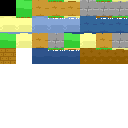
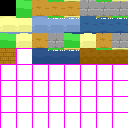
Layered file, before and after one edit (128 x 128). Changes by layer:
painted on "Tiles (v2)" over [17, 1, 128, 50]
painted on "Grid" over [0, 1, 128, 128]
